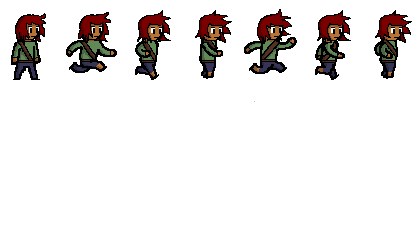
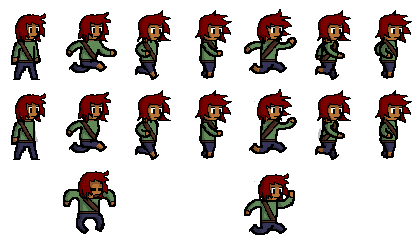
Before/after of a 420px x 240px layered artwork. What changed in the layer stack:
added layer "shading copy" (25%) above "shading" over [12, 91, 405, 182]
painted on "shading" over [65, 11, 381, 235]
painted on "hair outline" over [15, 89, 412, 204]
painted on "hair coloring" over [15, 90, 409, 201]
painted on "details" over [64, 40, 397, 221]
painted on "outlines" over [11, 47, 404, 235]
painted on "coloring" over [13, 41, 403, 233]
